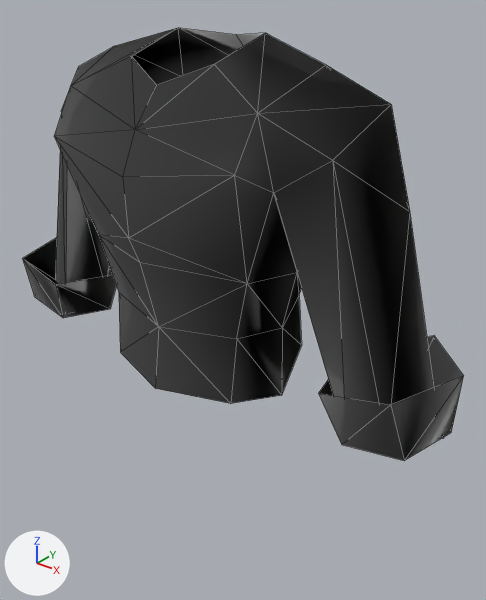
The OBJ model content/players/body/ArmorClass01.obj, before and after one commit.
Camera for both pictures: a 50 mm lens placed at (55.8, -61.7, 168.3), pointed at (2.9, 4.4, 127.3). The axes (+X, +Y, +Z) are drawn at lower left. The lights are the same throughout. The picture after the commit comes second. Mesh edges are drawn as thin lines. Where no turn or scale is listed for an object, it has been applied to the vertices. Vertices at exactly the same position are counted once.

The first picture shows 'ArmorClass01'.
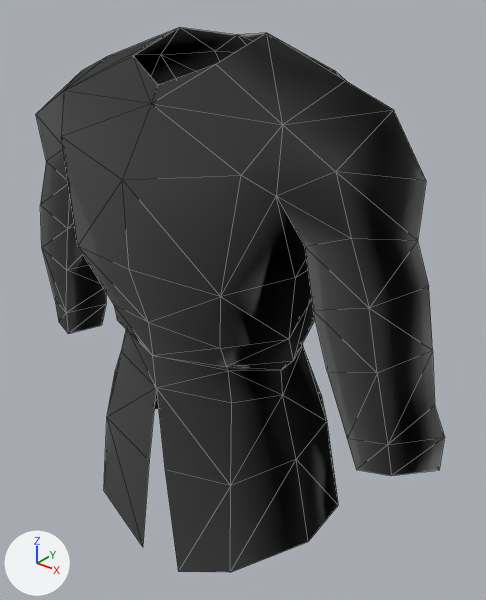
Location of each change, [x1, y1, x2, y2] in pixels of the pictures (486 x 600 px):
'ArmorClass01', reshaped (7% narrower, 26% taller): before [23, 28, 464, 461]; after [36, 27, 445, 572]
part 1 of me_armorclass01, rebuilt: before [54, 28, 434, 405]; after [36, 27, 445, 572]
part 2 of me_armorclass01, deleted: before [23, 238, 116, 318]
part 3 of me_armorclass01, deleted: before [318, 336, 464, 461]

Patch to the scene script:
```diff
--- a/content/players/body/ArmorClass01.obj.py
+++ b/content/players/body/ArmorClass01.obj.py
@@ me_armorclass01 @@
 # used by ob_armorclass01; location = (0.0, 0.0, 0.0)
-me_armorclass01.from_pydata(...)  # 92 vertices, 150 faces; spans x -35.6..35.2, y -13.1..14.4, z 118.7..162.2
+me_armorclass01.from_pydata(...)  # 155 vertices, 284 faces; spans x -34.7..34.7, y -13.3..15.5, z 89.5..162.2
+# me_armorclass01 part 1: the loose piece of 70 vertices spanning x -34.7..34.6, y -13.1..12.2, z 119.1..162.2 is rebuilt with 155 vertices and now spans x -34.7..34.7, y -13.3..15.5, z 89.5..162.2
+# me_armorclass01 part 2: the loose piece of 11 vertices spanning x -35.6..-20.7, y -7.5..14.4, z 118.7..128.4 is deleted
+# me_armorclass01 part 3: the loose piece of 11 vertices spanning x 20.4..35.2, y -7.5..14.4, z 118.7..128.4 is deleted
```
